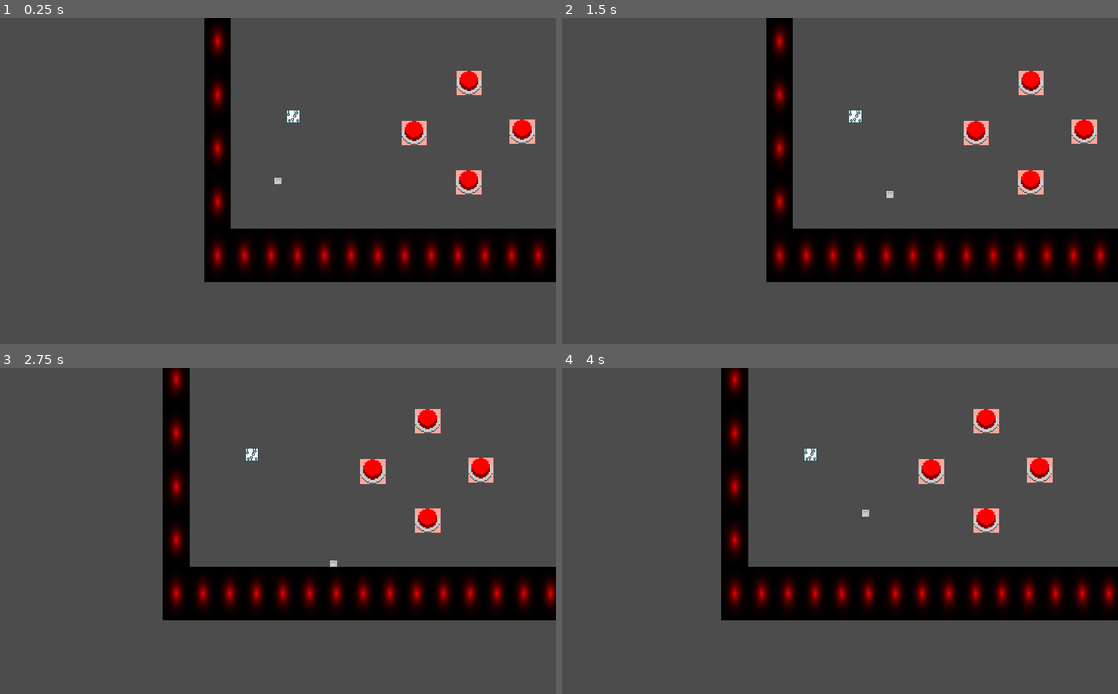
Above: before the commit, frames 1-4 (two rows, left to right).
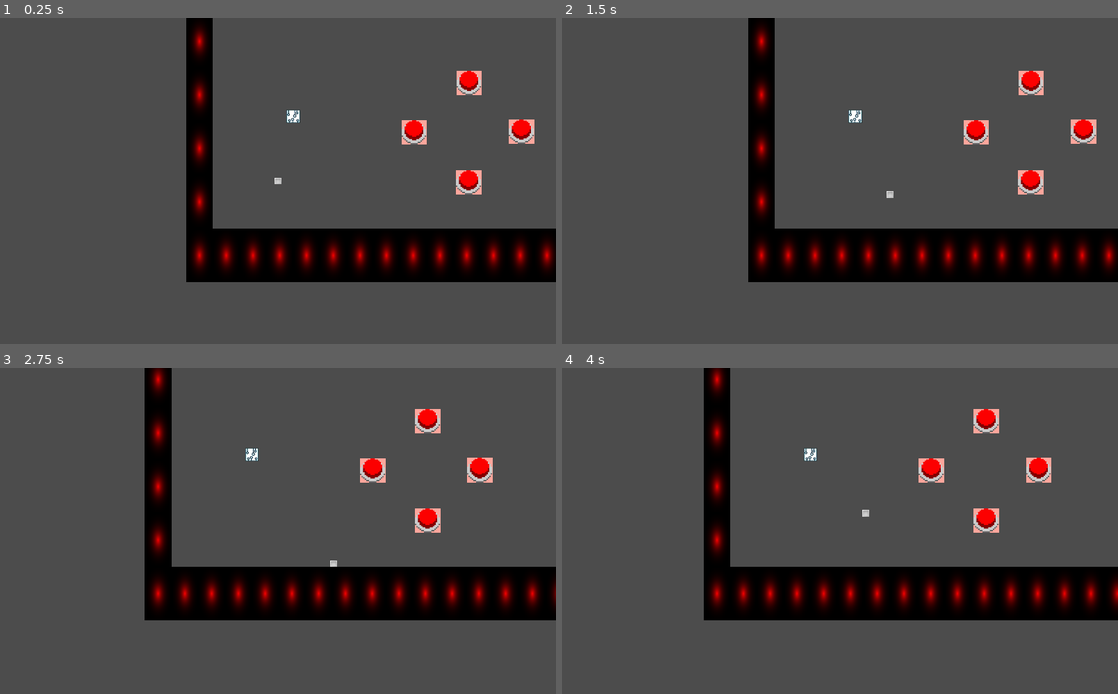
Above: after the commit, the same moments.

Repository: Screen-Punch/intd450
Game: Godot game, scene res://Levels/Level1-6.tscn
Same seed, same stepped clock (60 frames per second), same inputs: the game is played once before the commit and once after it. This scene is started directly instead of the project's main scene. The engine's default icon, where the game draws it, is replaced by a stand-in: a white triangle on a blue panel in a dark square.
Inputs:
- Up to frame 1 (0.25 s): no input
- Up to frame 2 (1.5 s): tap Enter at 0.5 s; hold Right (ui_right) 0.53-1.28 s; hold Down (ui_down) from 1.28 s (still down)
- Up to frame 3 (2.75 s): release Down (ui_down) at 2.03 s; hold Right (ui_right) from 2.03 s (still down)
- Up to frame 4 (4 s): release Right (ui_right) at 2.78 s; hold Up (ui_up) 2.78-3.53 s; hold Left (ui_left) from 3.53 s (still down)

The runs differ from the first frame. In frame 1, 9.0% of the frame differs, in the area x 33-100%, y 0-82%; in frame 2, 9.0%; in frame 3, 9.3%, in the area x 26-100%, y 0-78%; in frame 4, 9.3%.

Commit message:
botton now is made by area2d and use signal to control

Diff:
--- a/Levels/Level1-6.tscn
+++ b/Levels/Level1-6.tscn
@@ -8,9 +8,9 @@
 [ext_resource path="res://Scenes/Book.tscn" type="PackedScene" id=6]
 [ext_resource path="res://Art/book2_clock.jpg" type="Texture" id=7]
 
+[node name="Level1-6" type="Node2D" index="0"]
 
-[node name="Level1-6" type="Node2D"]
-
+position = Vector2( -99.3073, -951.14 )
 script = ExtResource( 1 )
 
 [node name="TileMap" type="TileMap" parent="." index="0"]
@@ -38,23 +38,23 @@
 
 [node name="Button1" parent="." index="1" instance=ExtResource( 3 )]
 
-position = Vector2( 631.495, 287.196 )
+position = Vector2( 674.495, 287.196 )
 
 [node name="Button2" parent="." index="2" instance=ExtResource( 3 )]
 
-position = Vector2( 759.054, 404.756 )
+position = Vector2( 799.838, 404.756 )
 
 [node name="Button3" parent="." index="3" instance=ExtResource( 3 )]
 
-position = Vector2( 631.071, 525.645 )
+position = Vector2( 674.071, 525.645 )
 
 [node name="Button4" parent="." index="4" instance=ExtResource( 3 )]
 
-position = Vector2( 500.292, 408.071 )
+position = Vector2( 543.292, 406.266 )
 
 [node name="player" parent="." index="5" instance=ExtResource( 4 )]
 
-position = Vector2( 177.025, 526.001 )
+position = Vector2( 220.025, 526.001 )
 
 [node name="Label" type="Label" parent="." index="6"]
 
@@ -62,10 +62,10 @@
 anchor_top = 0.0
 anchor_right = 0.0
 anchor_bottom = 0.0
-margin_left = 363.0
-margin_top = 224.0
-margin_right = 604.0
-margin_bottom = 300.0
+margin_left = 223.0
+margin_top = 176.0
+margin_right = 464.0
+margin_bottom = 252.0
 rect_pivot_offset = Vector2( 0, 0 )
 rect_clip_content = false
 mouse_filter = 2
@@ -80,15 +80,15 @@
 
 [node name="next_W" parent="." index="7" instance=ExtResource( 5 )]
 
-position = Vector2( 872.498, 197.605 )
+position = Vector2( 909.958, 195.389 )
 next_world = "res://Levels/Level1-7.tscn"
 
 [node name="Book" parent="." index="8" instance=ExtResource( 6 )]
 
-position = Vector2( 208.875, 372.825 )
+position = Vector2( 251.875, 372.825 )
 
 [node name="Sprite_book" type="Sprite" parent="." index="9"]
 
-position = Vector2( 213.873, 373.935 )
+position = Vector2( 256.873, 373.935 )
 scale = Vector2( 0.186103, 0.182618 )
 texture = ExtResource( 7 )
--- /dev/null
+++ b/Levels/Level_button.tscn
@@ -0,0 +1,103 @@
+[gd_scene load_steps=5 format=2]
+
+[ext_resource path="res://Scripts/Level_button.gd" type="Script" id=1]
+[ext_resource path="res://Scenes/tileset1.tres" type="TileSet" id=2]
+[ext_resource path="res://Scenes/Button_Area2D.tscn" type="PackedScene" id=3]
+[ext_resource path="res://Scenes/player.tscn" type="PackedScene" id=4]
+
+[node name="Node2D" type="Node2D" index="0"]
+
+position = Vector2( 0, -773 )
+script = ExtResource( 1 )
+
+[node name="TileMap" type="TileMap" parent="." index="0"]
+
+mode = 0
+tile_set = ExtResource( 2 )
+cell_size = Vector2( 64, 64 )
+cell_quadrant_size = 16
+cell_custom_transform = Transform2D( 1, 0, 0, 1, 0, 0 )
+cell_half_offset = 2
+cell_tile_origin = 0
+cell_y_sort = false
+cell_clip_uv = false
+collision_use_kinematic = false
+collision_friction = 1.0
+collision_bounce = 0.0
+collision_layer = 1
+collision_mask = 1
+occluder_light_mask = 1
+format = 1
+tile_data = PoolIntArray( 65535, 6, 0, 0, 6, 0, 1, 6, 0, 2, 6, 0, 3, 6, 0, 4, 6, 0, 5, 6, 0, 6, 6, 0, 7, 6, 0, 8, 6, 0, 9, 6, 0, 10, 6, 0, 11, 6, 0, 12, 6, 0, 13, 6, 0, 196607, 6, 0, 131085, 6, 0, 327679, 6, 0, 262157, 6, 0, 458751, 6, 0, 393229, 6, 0, 589823, 6, 0, 524301, 6, 0, 720895, 6, 0, 655360, 6, 0, 655361, 6, 0, 655362, 6, 0, 655363, 6, 0, 655364, 6, 0, 655365, 6, 0, 655366, 6, 0, 655367, 6, 0, 655368, 6, 0, 655369, 6, 0, 655370, 6, 0, 655371, 6, 0, 655372, 6, 0, 655373, 6, 0 )
+
+[node name="ButtonUp" parent="." index="1" instance=ExtResource( 3 )]
+
+position = Vector2( 472.738, 194.447 )
+scale = Vector2( 0.671875, 0.609375 )
+
+[node name="ButtonRight" parent="." index="2" instance=ExtResource( 3 )]
+
+position = Vector2( 650.024, 362.868 )
+scale = Vector2( 0.671875, 0.609375 )
+
+[node name="ButtonBottom" parent="." index="3" instance=ExtResource( 3 )]
+
+position = Vector2( 473.846, 551.234 )
+scale = Vector2( 0.671875, 0.609375 )
+
+[node name="ButtonLeft" parent="." index="4" instance=ExtResource( 3 )]
+
+position = Vector2( 278.832, 365.085 )
+scale = Vector2( 0.671875, 0.609375 )
+
+[node name="Player" parent="." index="5" instance=ExtResource( 4 )]
+
+position = Vector2( 461.388, 378.966 )
+
+[node name="Timer" type="Timer" parent="." index="6"]
+
+process_mode = 1
+wait_time = 1.0
+one_shot = false
+autostart = false
+
+[node name="Label" type="Label" parent="." index="7"]
+
+visible = false
+anchor_left = 0.0
+anchor_top = 0.0
+anchor_right = 0.0
+anchor_bottom = 0.0
+margin_left = 90.0
+margin_top = 464.0
+margin_right = 275.0
+margin_bottom = 504.0
+rect_pivot_offset = Vector2( 0, 0 )
+rect_clip_content = false
+mouse_filter = 2
+mouse_default_cursor_shape = 0
+size_flags_horizontal = 1
+size_flags_vertical = 4
+text = "Congratulations!
+ you passed the test!"
+percent_visible = 1.0
+lines_skipped = 0
+max_lines_visible = -1
+
+[connection signal="reset" from="." to="ButtonUp" method="_on_Node2D_reset"]
+
+[connection signal="reset" from="." to="ButtonRight" method="_on_Node2D_reset"]
+
+[connection signal="reset" from="." to="ButtonBottom" method="_on_Node2D_reset"]
+
+[connection signal="reset" from="." to="ButtonLeft" method="_on_Node2D_reset"]
+
+[connection signal="button_pressed" from="ButtonUp" to="." method="_on_ButtonUp_button_pressed"]
+
+[connection signal="button_pressed" from="ButtonRight" to="." method="_on_ButtonRight_button_pressed"]
+
+[connection signal="button_pressed" from="ButtonBottom" to="." method="_on_ButtonBottom_button_pressed"]
+
+[connection signal="button_pressed" from="ButtonLeft" to="." method="_on_ButtonLeft_button_pressed"]
+
+[connection signal="timeout" from="Timer" to="." method="_on_Timer_timeout"]
--- /dev/null
+++ b/Scenes/Button_Area2D.tscn
@@ -0,0 +1,35 @@
+[gd_scene load_steps=4 format=2]
+
+[ext_resource path="res://Scripts/Button_Area2D.gd" type="Script" id=1]
+[ext_resource path="res://Art/button_up.png" type="Texture" id=2]
+
+[sub_resource type="RectangleShape2D" id=1]
+
+custom_solver_bias = 0.0
+extents = Vector2( 10, 10 )
+
+[node name="Area2D" type="Area2D"]
+
+input_pickable = true
+gravity_vec = Vector2( 0, 1 )
+gravity = 98.0
+linear_damp = 0.1
+angular_damp = 1.0
+audio_bus_override = false
+audio_bus_name = "Master"
+script = ExtResource( 1 )
+timer = -1.0
+
+[node name="CollisionShape2D" type="CollisionShape2D" parent="." index="0"]
+
+position = Vector2( -0.81282, -1.92453 )
+scale = Vector2( 5.32328, 5.80165 )
+shape = SubResource( 1 )
+
+[node name="Sprite" type="Sprite" parent="." index="1"]
+
+position = Vector2( -0.846935, 0.0921097 )
+scale = Vector2( 0.875111, 0.875111 )
+texture = ExtResource( 2 )
+
+[connection signal="body_entered" from="." to="." method="_on_Area2D_body_entered"]
--- a/Scenes/player.tscn
+++ b/Scenes/player.tscn
@@ -32,7 +32,7 @@
 "values": [ Color( 0, 0, 0, 1 ), Color( 0, 0, 0, 0 ) ]
 }
 
-[node name="Player" type="KinematicBody2D" index="0" groups=[
+[node name="Player" type="KinematicBody2D" groups=[
 "Player",
 ]]
 
--- /dev/null
+++ b/Scripts/Button_Area2D.gd
@@ -0,0 +1,26 @@
+extends Area2D
+
+# class member variables go here, for example:
+# var a = 2
+# var b = "textvar"
+
+var button_up = preload("res://Art/button_up.png")
+var button_down = preload("res://Art/button_down.png")
+
+export (float) var timer = -1.0
+
+signal button_pressed
+
+
+
+func _on_Area2D_body_entered(body):
+	if body.has_method("takeDamage"):
+		$Sprite.set_texture(button_down)
+		emit_signal("button_pressed")
+		$CollisionShape2D.disabled = true
+
+
+func _on_Node2D_reset():
+
+	$Sprite.set_texture(button_up)
+	$CollisionShape2D.disabled = false
--- /dev/null
+++ b/Scripts/Level_button.gd
@@ -0,0 +1,46 @@
+extends Node2D
+
+# class member variables go here, for example:
+# var a = 2
+
+var correct_order = ["UP","RIGHT","BOTTOM","LEFT"]
+var current_order = []
+
+signal reset
+
+var timing = false
+
+
+func _process(delta):
+	if current_order.size() == 4 and timing == false:
+		if current_order==correct_order:
+			$Label.show()
+		else:
+			$Timer.start()
+			timing = true
+
+
+
+
+func _on_ButtonUp_button_pressed():
+	current_order.append("UP")
+
+
+func _on_ButtonRight_button_pressed():
+	current_order.append("RIGHT")
+
+
+func _on_ButtonBottom_button_pressed():
+	current_order.append("BOTTOM")
+
+
+func _on_ButtonLeft_button_pressed():
+	current_order.append("LEFT")
+
+
+func _on_Timer_timeout():
+	timing = false
+	emit_signal("reset")
+	current_order = []
+	$Timer.stop()
+	$Timer.set_wait_time(1)
